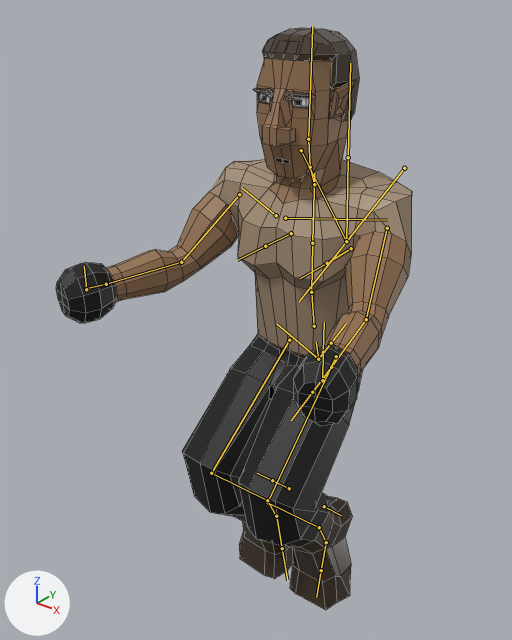
The FBX model Assets/Models/Creatures/PlayerModel.fbx, before and after one commit.
The view is the same before and after, from a camera (50 mm lens) standing at (1.47, -2.14, 2.72) and looking at (-0.09, -0.18, 1.51). Arrows for +X, +Y and +Z are at lower left; the lights stay in place. The picture after the commit comes second. Both versions are drawn at frame 8 of the action 'Jump'; the numbers are the values there. The bones that change, and the others that lie on the model, are drawn over the model as lines. Mesh edges are drawn as thin lines.

Objects in the first picture: 'Human.Mesh'.
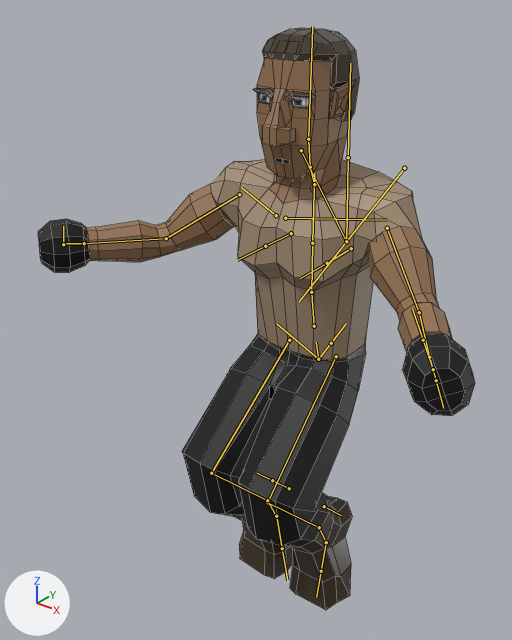
The edits, one by one:
Bone 'upper_arm.L' (bone_upper_arm_l) turns from (55, -6, -77) to (44, -25, -55) degrees about its own x, y and z.
Bone 'upper_arm.R' (bone_upper_arm_r) turns from (55, 6, 77) to (44, 25, 55) degrees about its own x, y and z.

Where the change shows, as pixel boxes (x1, y1, x2, y2) in the pictures (512 x 640 px):
'Human.Mesh', posed (23% wider)
    before: (56, 28, 412, 610)
    after: (38, 28, 475, 610)
bone 'upper_arm.L', root to tip
    before: (387, 228) to (366, 319)
    after: (387, 228) to (419, 312)
bone 'upper_arm.R', root to tip
    before: (239, 194) to (181, 262)
    after: (239, 194) to (166, 238)
